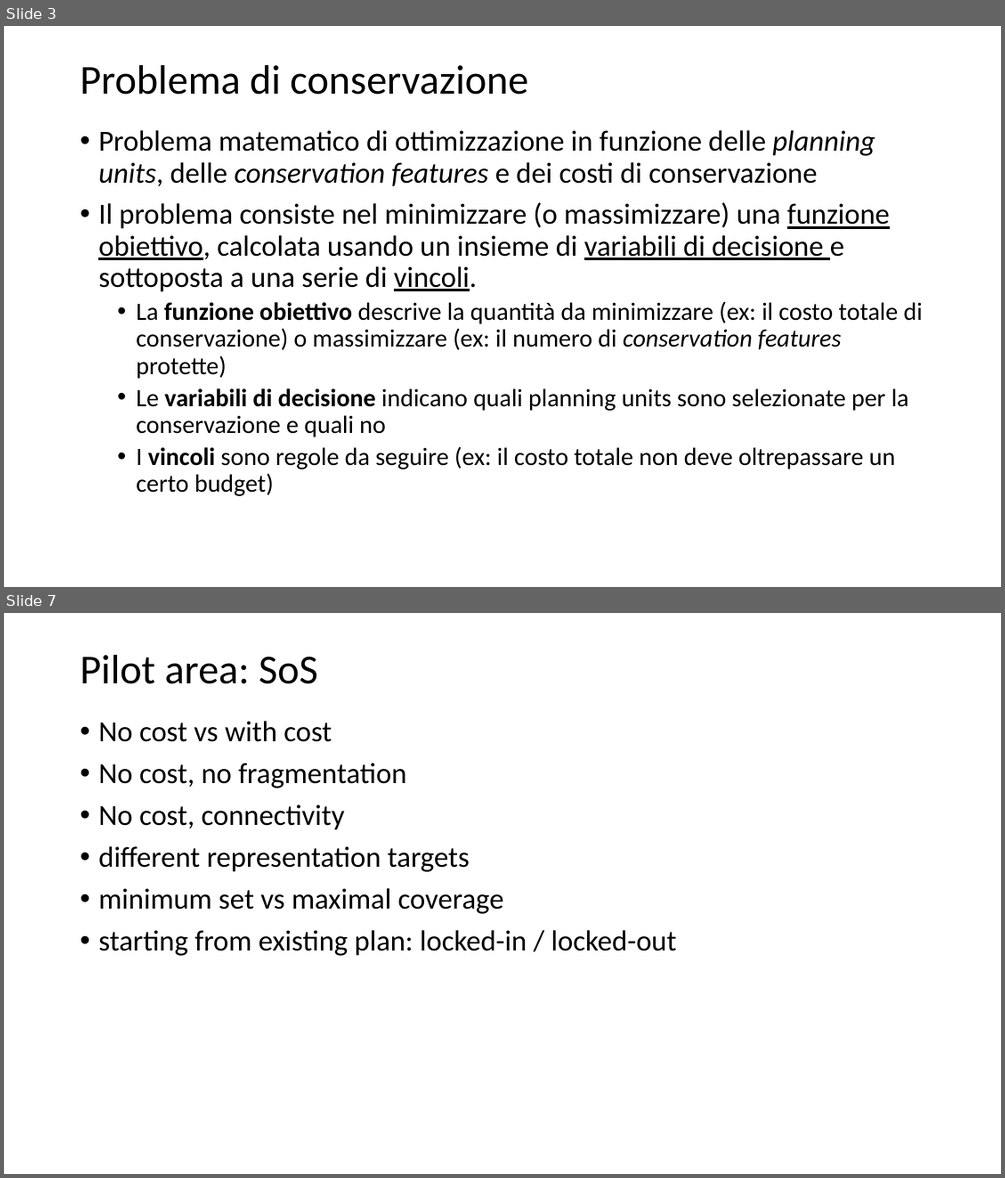
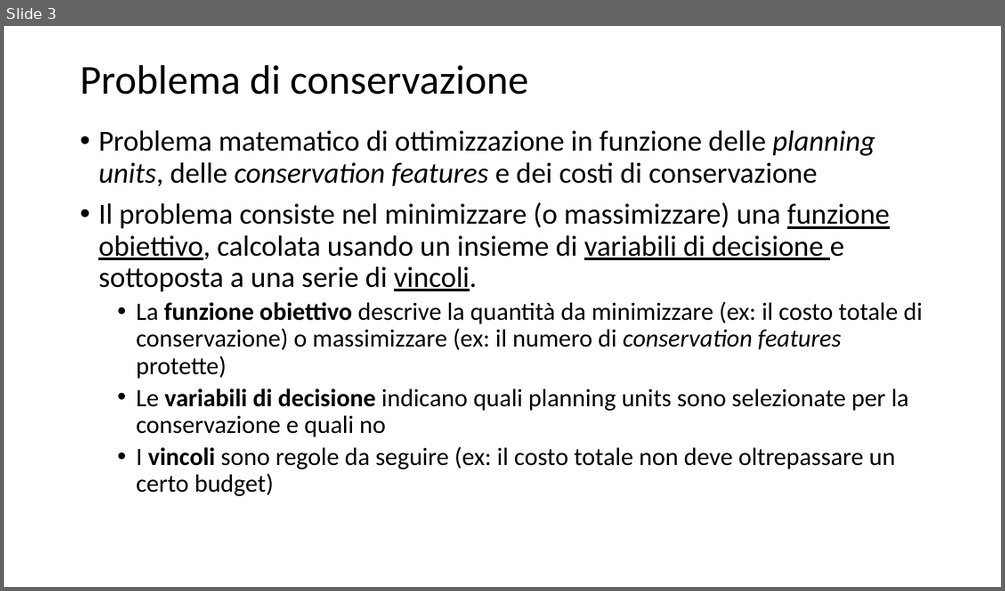
Before and after one commit to MarcoAndrello/prioritizr-spoke-2, a slide deck: Pres.pptx. Shown one above the other, each under a label of ours: slides 3 and 7 before the commit, slide 3 after it; the slides between them are not shown. The pictures are 1005x1178 and 1005x591 pixels, drawn with LibreOffice and Linux fonts; fonts in the diff are those of the drawing. Boxes give left, top, right and bottom in pixels: in the first picture for what was removed or moved away, otherwise in the second. Text is boxed around its words. In the diff, an @@ line names an element or a change of style, - is before the commit and + after.

```diff
--- a/Pres.pptx
+++ b/Pres.pptx
@@ slide 7 removed at [4,613,1001,1174], background #FFFFFF @@
@@ title removed at [80,655,318,684] @@
-Pilot area: SoS
@@ text removed at [98,721,677,956] @@
-• No cost vs with cost
-• No cost, no fragmentation
-• No cost, connectivity
-• different representation targets
-• minimum set vs maximal coverage
-• starting from existing plan: locked-in / locked-out
```
Also in this commit, not shown: 2 slides changed, 16 slides added, 7 other slides removed, 2 other files.
